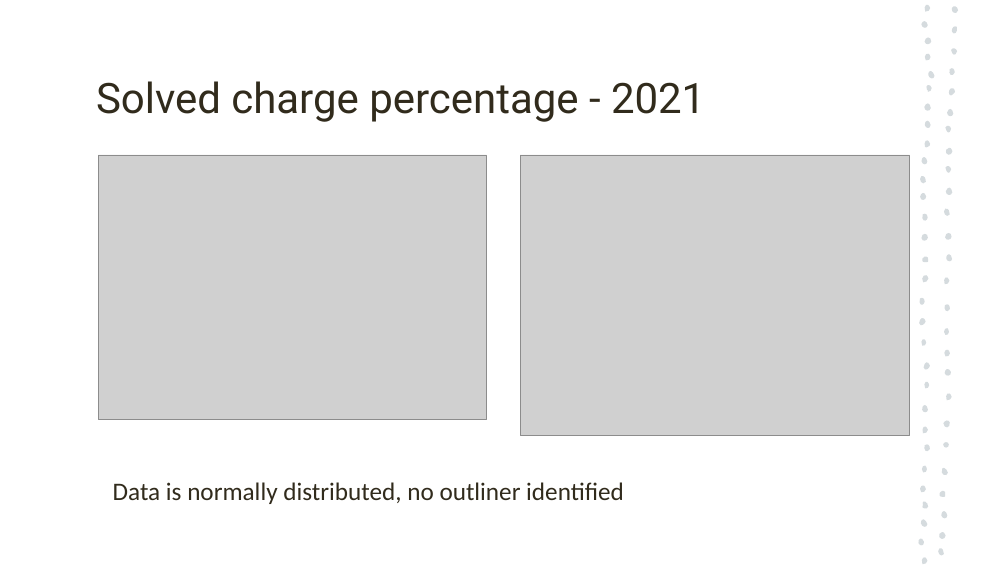
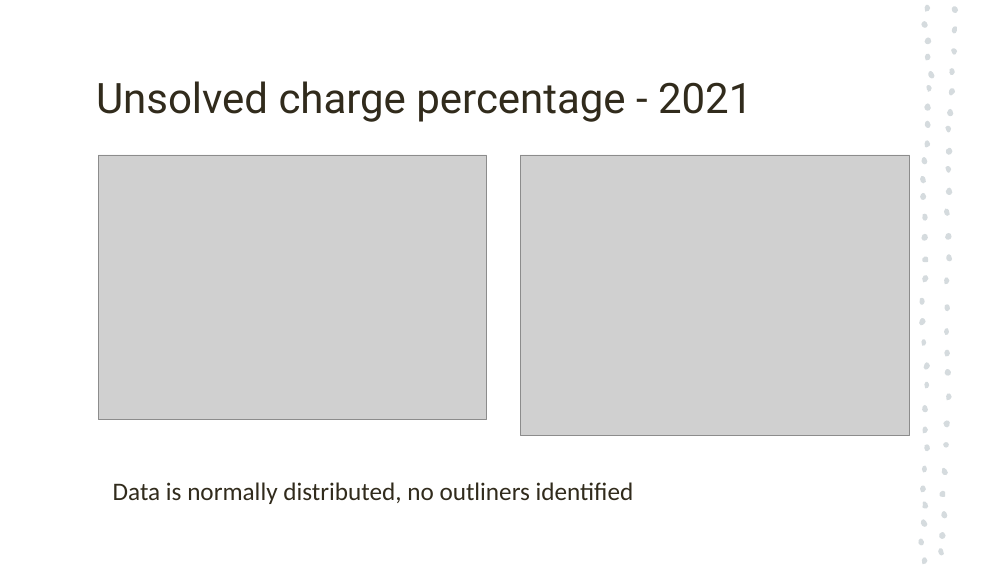
Before and after one commit to antoinetteboyle/Project-1, a slide deck: slide 5 of Crime_Victoria_PowerPoint_Presentation_temporary_Kelvin.pptx. Drawn at 1008x567 pixels with LibreOffice and Linux fonts; fonts in the diff are those of the drawing; grey boxes stand for pictures. Boxes give left, top, right and bottom in pixels: in the first picture for what was removed or moved away, otherwise in the second. Text is boxed around its words. In the diff, an @@ line names an element or a change of style, - is before the commit and + after.

```diff
--- a/Crime_Victoria_PowerPoint_Presentation_temporary_Kelvin.pptx
+++ b/Crime_Victoria_PowerPoint_Presentation_temporary_Kelvin.pptx
@@ text at bbox=[96, 81, 752, 122]: text changed @@
-Solved charge percentage - 2021
+Unsolved charge percentage - 2021
@@ title at bbox=[113, 482, 634, 504]: text changed @@
-Data is normally distributed, no outliner identified
+Data is normally distributed, no outliners identified
```
Also in this commit, not shown: 7 other slides changed, 1 slide added, 2 other files.
